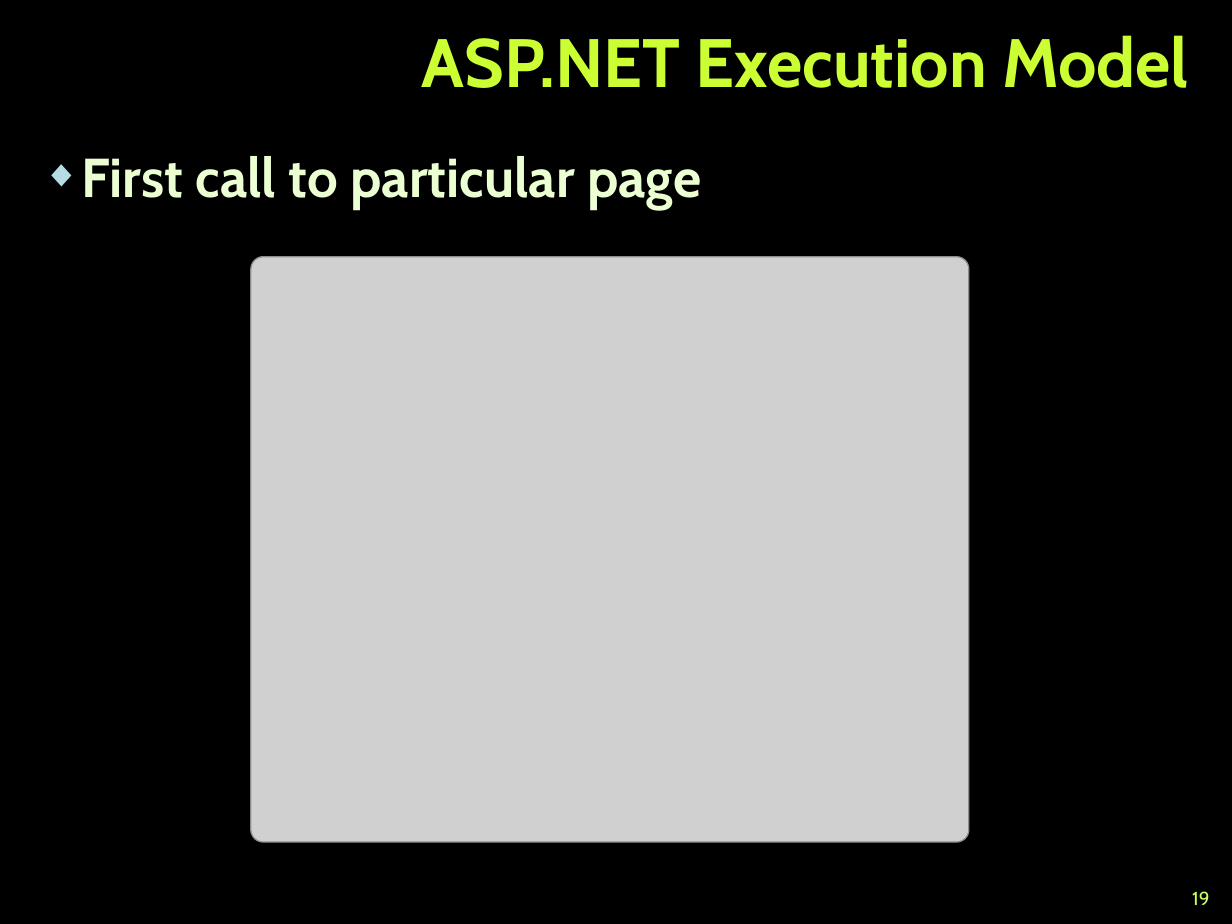
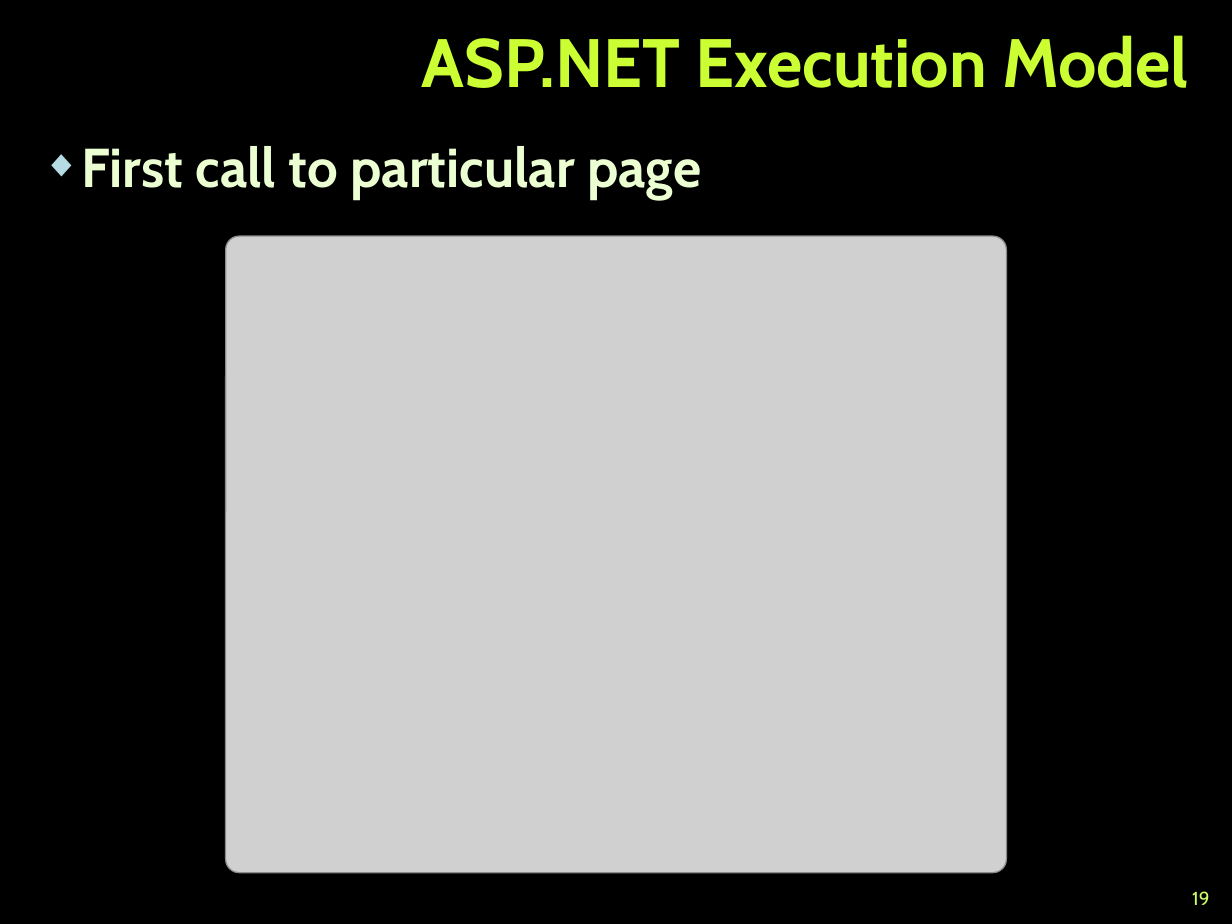
Before and after one commit to TelerikAcademy/ASP.NET-Web-Forms, a slide deck: slide 19 of 02. ASP.NET-Web-Forms-Intro/ASP.NET-Web-Forms-Intro.pptx. Drawn at 1232x924 pixels with LibreOffice and Linux fonts; fonts in the diff are those of the drawing; grey boxes stand for pictures; background and template pictures are left out. Boxes give left, top, right and bottom in pixels: in the first picture for what was removed or moved away, otherwise in the second. Text is boxed around its words. In the diff, an @@ line names an element or a change of style, - is before the commit and + after.

```diff
--- a/02. ASP.NET-Web-Forms-Intro/ASP.NET-Web-Forms-Intro.pptx
+++ b/02. ASP.NET-Web-Forms-Intro/ASP.NET-Web-Forms-Intro.pptx
@@ text "First call to particular page": place and size @@
-text "First call to particular page" at (81,156,701,210)
+text "First call to particular page" at (81,146,701,199)
@@ picture: place and size @@
-picture at (251,256,970,841)
+picture at (225,237,1007,873)
```
Also in this commit, not shown: 5 other slides changed, 1 slide removed, 8 other files.
